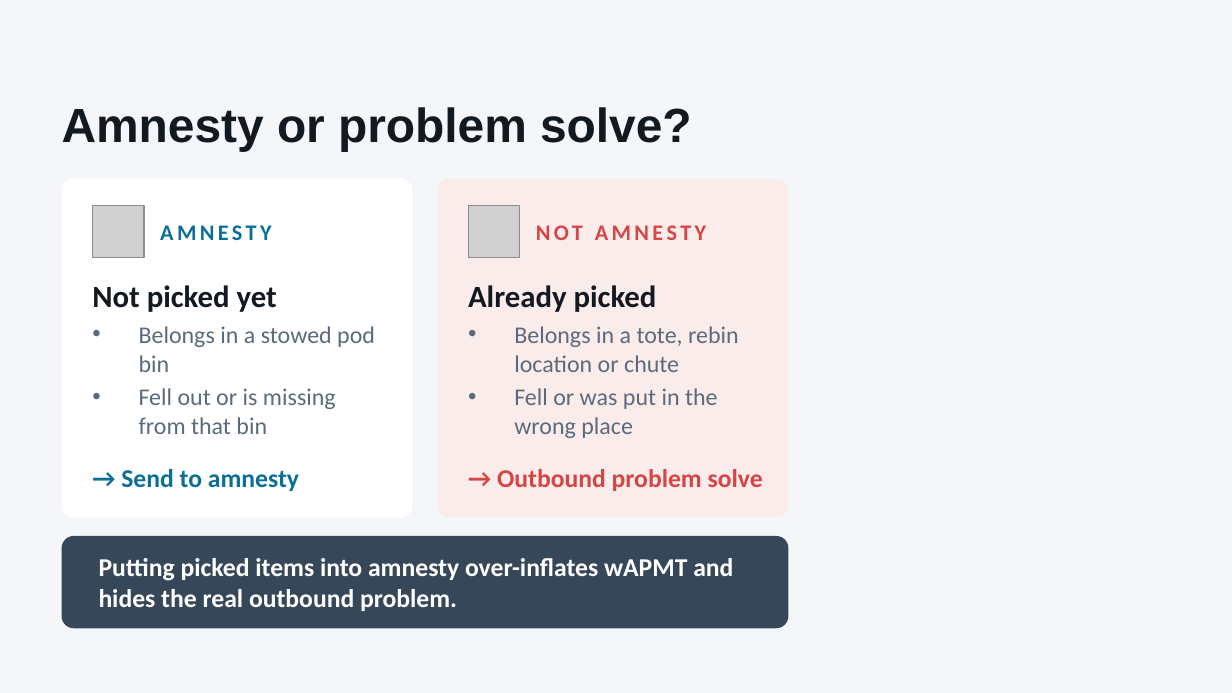
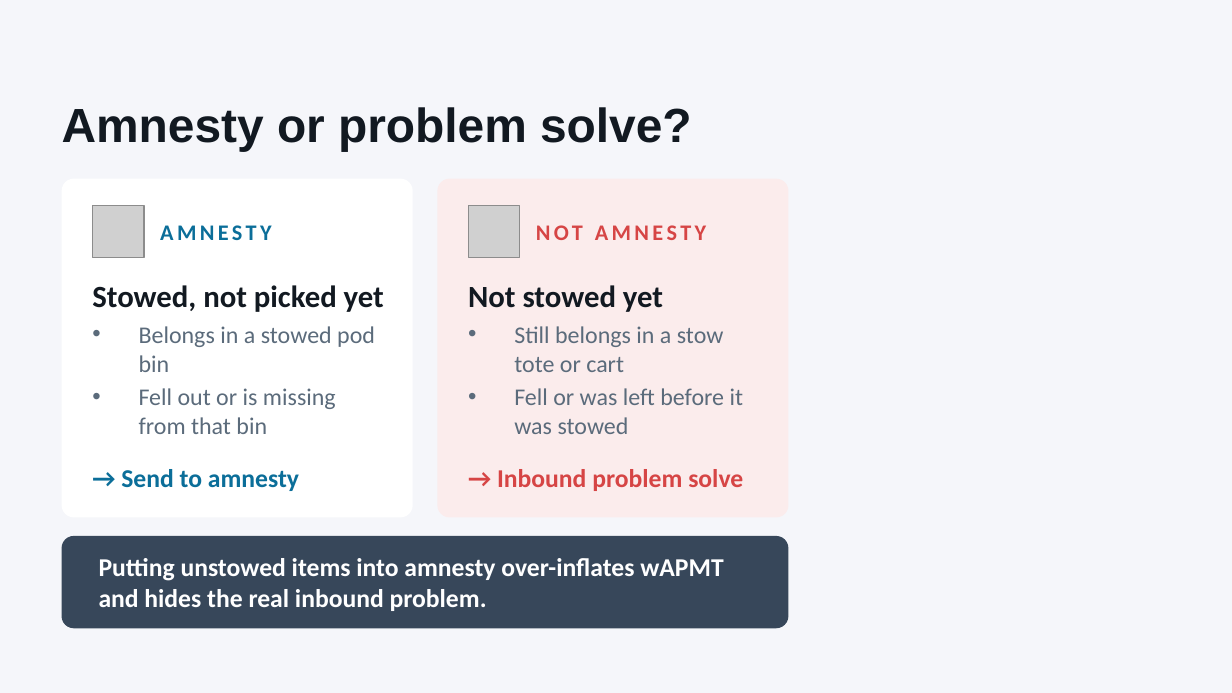
Before and after one commit to vanfryddie/beanstalkx, a slide deck: slide 4 of APMT_Coaching_Stow_FFF_ROBOTSS.pptx. Drawn at 1232x693 pixels with LibreOffice and Linux fonts; fonts in the diff are those of the drawing; grey boxes stand for pictures; background and template pictures are left out. Boxes give left, top, right and bottom in pixels: in the first picture for what was removed or moved away, otherwise in the second. Text is boxed around its words. In the diff, an @@ line names an element or a change of style, - is before the commit and + after.

```diff
--- a/APMT_Coaching_Stow_FFF_ROBOTSS.pptx
+++ b/APMT_Coaching_Stow_FFF_ROBOTSS.pptx
@@ text at [92, 285, 384, 312]: text changed @@
-Not picked yet
+Stowed, not picked yet
@@ text at [468, 285, 744, 434]: text changed @@
-Already picked
-• Belongs in a tote, rebin location or chute
-• Fell or was put in the wrong place
+Not stowed yet
+• Still belongs in a stow tote or cart
+• Fell or was left before it was stowed
@@ text at [497, 469, 743, 491]: text changed @@
-→ Outbound problem solve
+→ Inbound problem solve
@@ text at [99, 558, 723, 611]: text changed @@
-Putting picked items into amnesty over-inflates wAPMT and hides the real outbound problem.
+Putting unstowed items into amnesty over-inflates wAPMT and hides the real inbound problem.
```
Also in this commit, not shown: 1 slide added, 1 other file.
